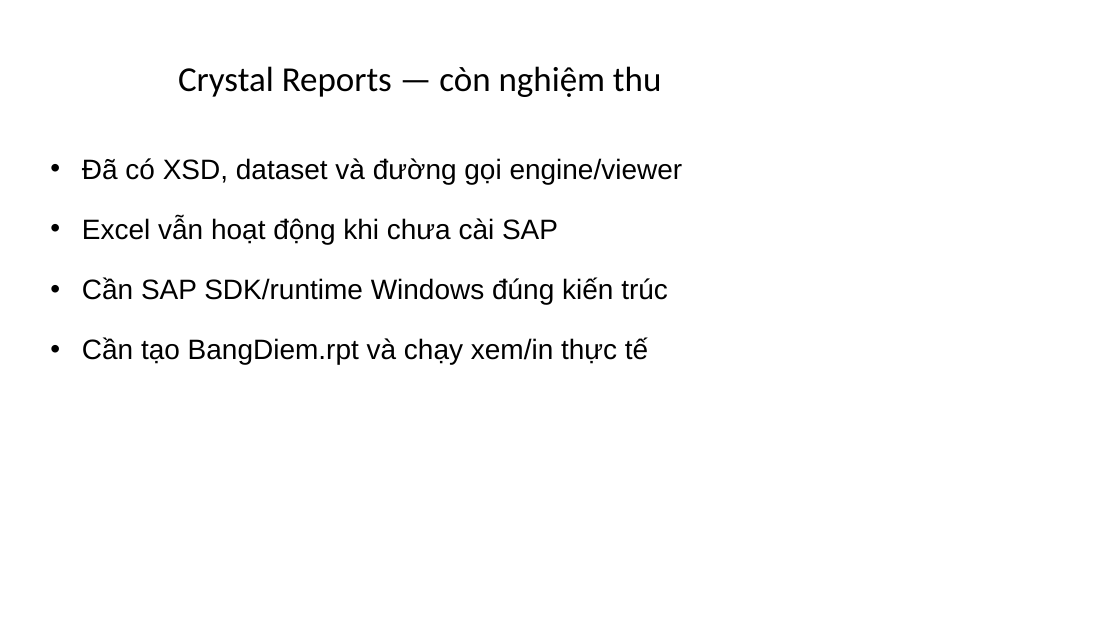
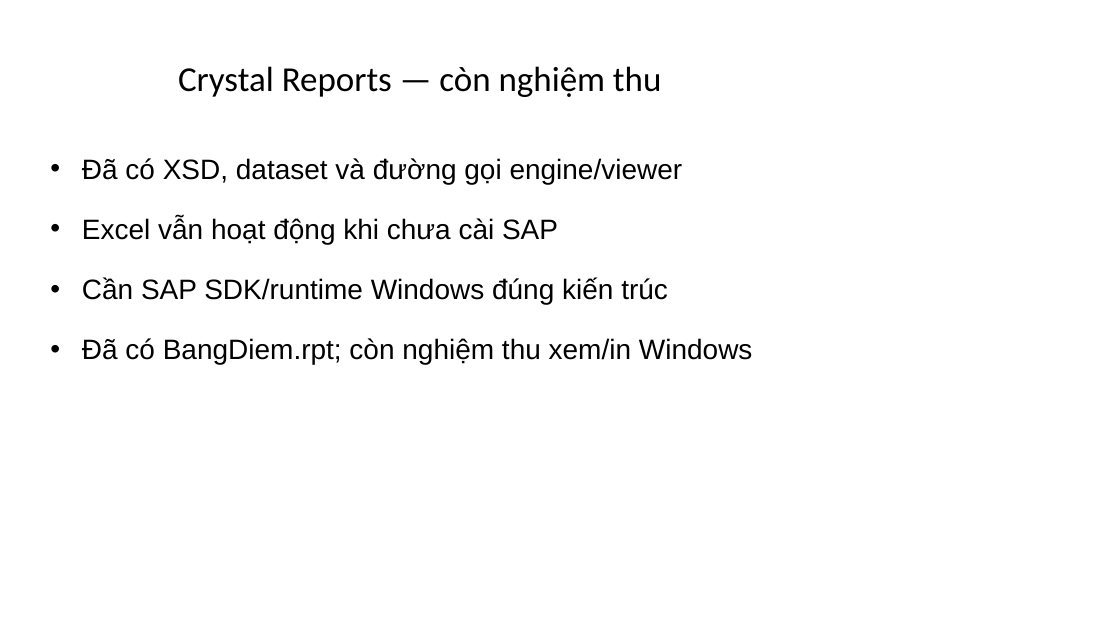
Before and after one commit to Kast261/Study-management_WinformC-, a slide deck: slide 10 of docs/submission/Thuyet_trinh_BTL_nhap.pptx. Drawn at 1120x630 pixels with LibreOffice and Linux fonts; fonts in the diff are those of the drawing. Boxes give left, top, right and bottom in pixels: in the first picture for what was removed or moved away, otherwise in the second. Text is boxed around its words. In the diff, an @@ line names an element or a change of style, - is before the commit and + after.

Commit message:
docs: update report and presentation for ten PostgreSQL procedures

```diff
--- a/docs/submission/Thuyet_trinh_BTL_nhap.pptx
+++ b/docs/submission/Thuyet_trinh_BTL_nhap.pptx
@@ text at box(82, 338, 753, 364): text changed @@
-• Cần tạo BangDiem.rpt và chạy xem/in thực tế
+• Đã có BangDiem.rpt; còn nghiệm thu xem/in Windows
```
Also in this commit, not shown: 2 other slides changed, 14 other files.
